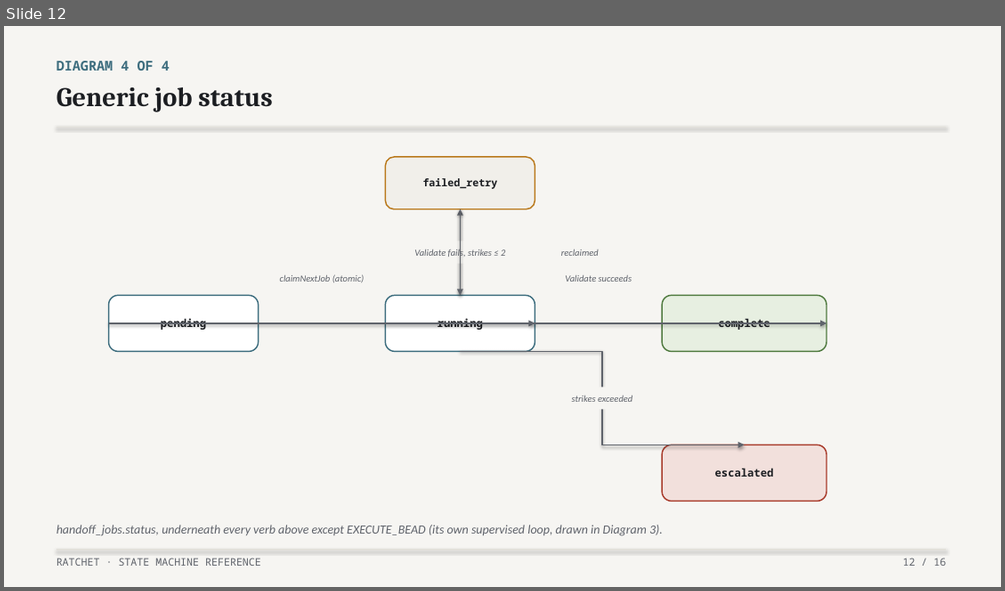
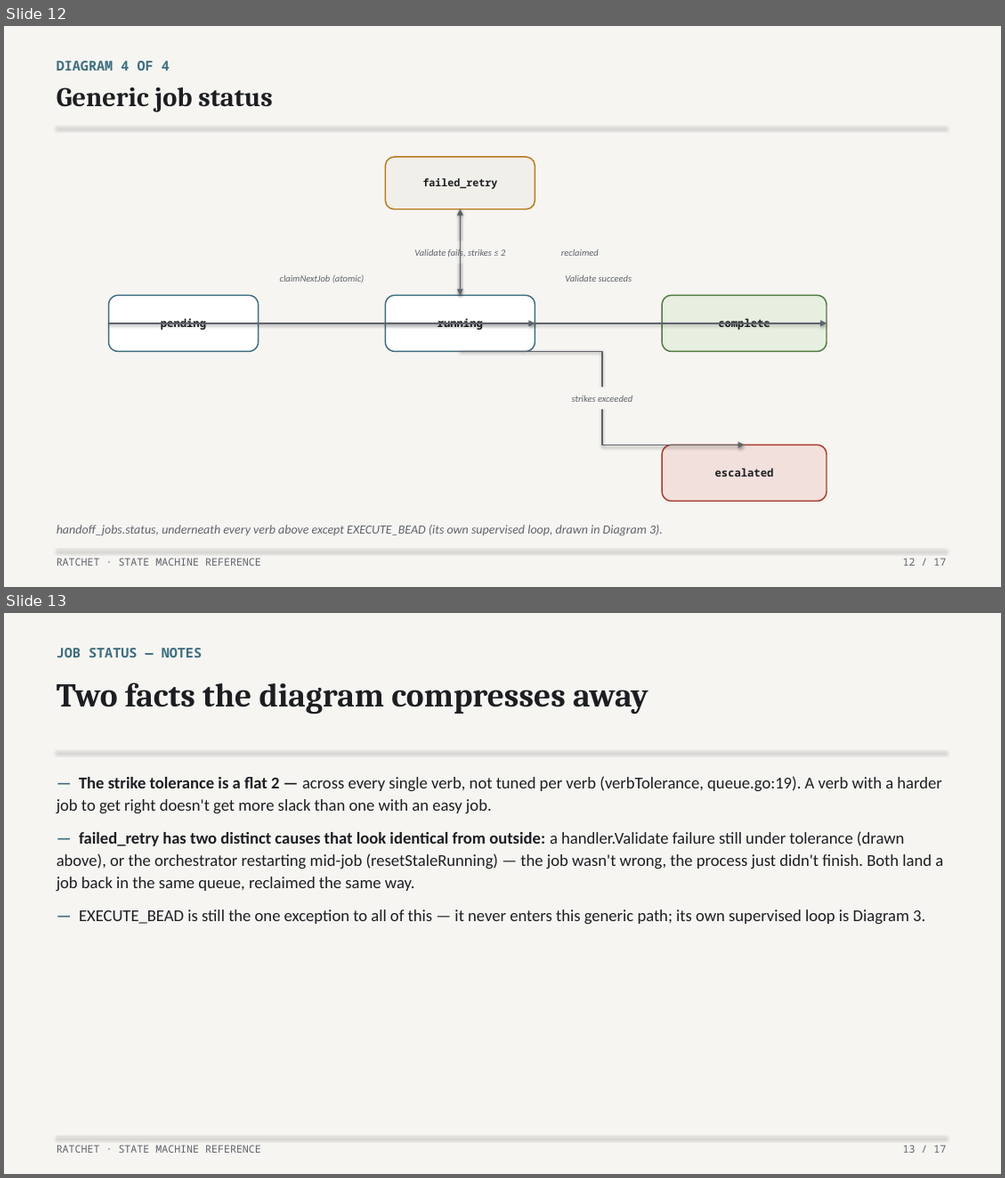
Before and after one commit to lehmann314159/ratchet, a slide deck: docs/state-machine.pptx. Shown one above the other, each under a label of ours: slide 12 before the commit, slides 12 and 13 after it. The pictures are 1005x591 and 1005x1178 pixels, drawn with LibreOffice and Linux fonts; fonts in the diff are those of the drawing. Boxes give left, top, right and bottom in pixels: in the first picture for what was removed or moved away, otherwise in the second. Text is boxed around its words. In the diff, an @@ line names an element or a change of style, - is before the commit and + after.

```diff
--- a/docs/state-machine.pptx
+++ b/docs/state-machine.pptx
@@ slide 13 added at (x1=4, y1=613, x2=1001, y2=1174), background #FFFFFF @@
@@ rectangle added at (x1=4, y1=613, x2=1001, y2=1174), fill #F6F5F2 @@
@@ text added at (x1=57, y1=648, x2=202, y2=657), 13 pt, text #3D6D7E, bold @@
+JOB STATUS — NOTES
@@ text added at (x1=57, y1=682, x2=648, y2=714), 32 pt, text #1C1E22, bold @@
+Two facts the diagram compresses away
@@ line added from (57, 751) to (947, 751), #E2E0DA 1 pt @@
@@ text added at (x1=57, y1=776, x2=943, y2=924), 16 pt, text #1C1E22 @@
+— The strike tolerance is a flat 2 — across every single verb, not tuned per verb (verbTolerance, queue.go:19). A verb with a harder job to get right doesn't get more slack than one with an easy job.
+— failed_retry has two distinct causes that look identical from outside: a handler.Validate failure still under tolerance (drawn above), or the orchestrator restarting mid-job (resetStaleRunning) — the job wasn't wrong, the process just didn't finish. Both land a job back in the same queue, reclaimed the same way.
+— EXECUTE_BEAD is still the one exception to all of this — it never enters this generic path; its own supervised loop is Diagram 3.
@@ text added at (x1=57, y1=1144, x2=261, y2=1152), 10 pt, text #5F636B @@
+RATCHET · STATE MACHINE REFERENCE
@@ line added from (57, 1136) to (947, 1136), #E2E0DA 1 pt @@
@@ text added at (x1=903, y1=1144, x2=946, y2=1152), 10 pt, text #5F636B @@
+13 / 17
@@ slide 12 changed as well @@
@@ text at (x1=903, y1=557, x2=946, y2=565): text changed @@
-12 / 16
+12 / 17
```
Also in this commit, not shown: 15 other slides changed, 1 other file.
